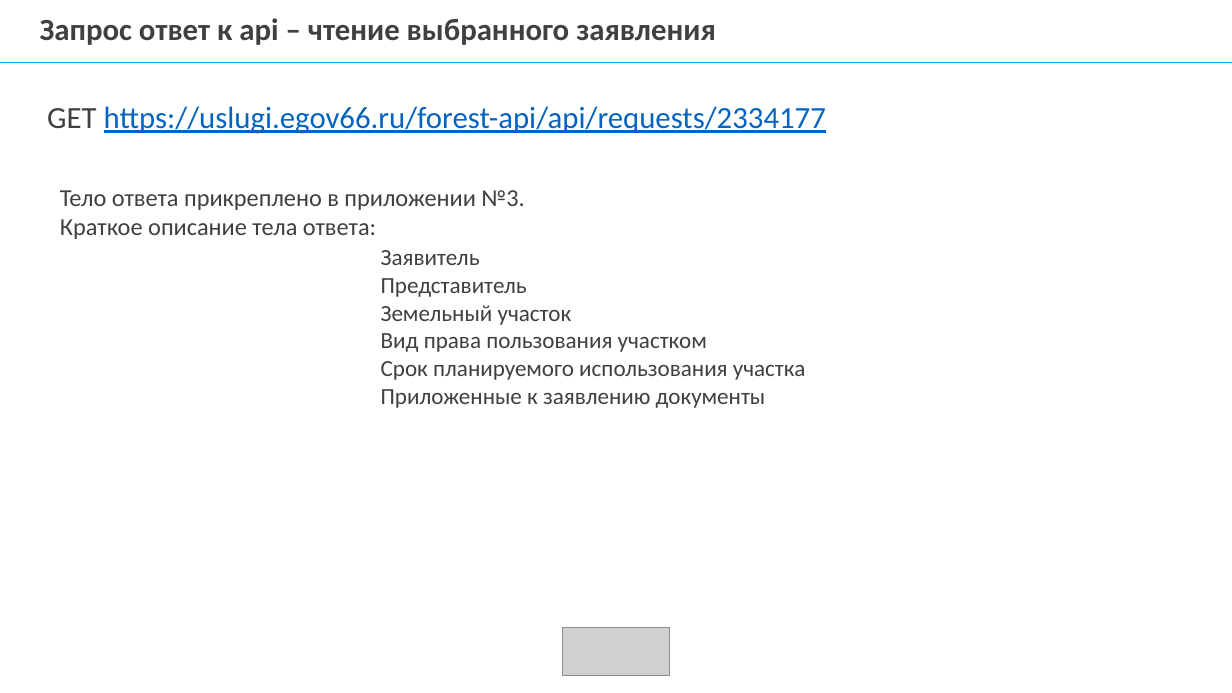
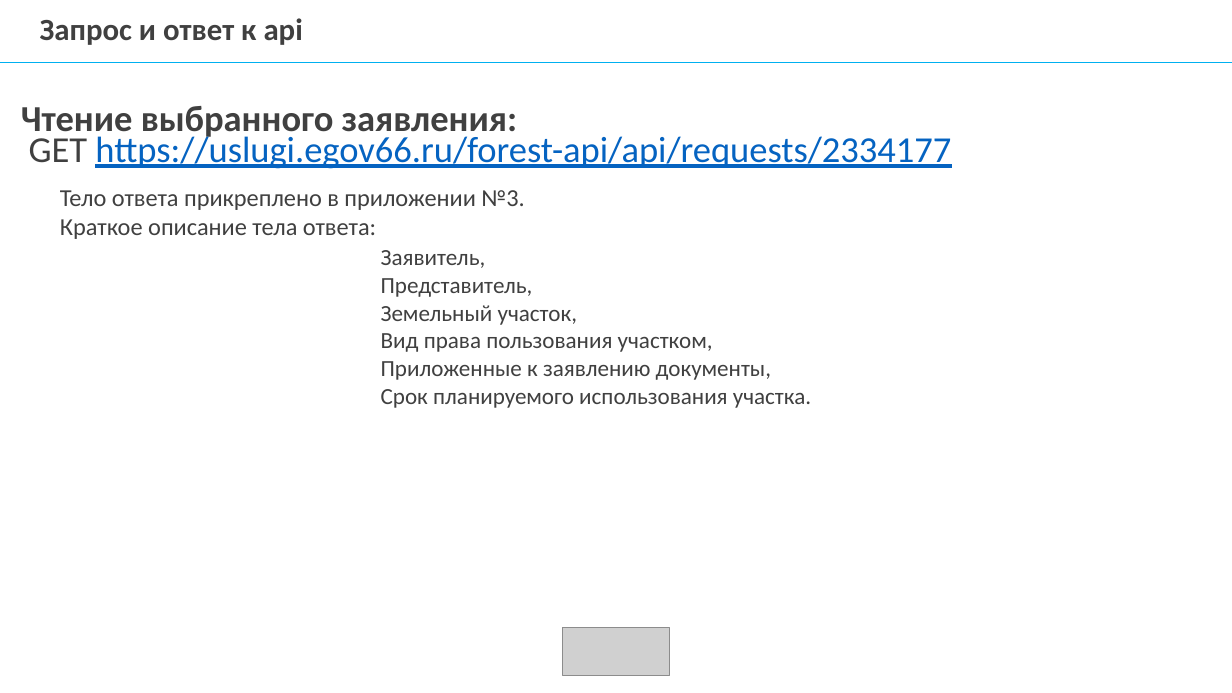
Before and after one commit to mcdodik20008/docs, a slide deck: slide 12 of Презентация диплома.pptx. Drawn at 1232x693 pixels with LibreOffice and Linux fonts; fonts in the diff are those of the drawing; grey boxes stand for pictures; background and template pictures are left out. Boxes give left, top, right and bottom in pixels: in the first picture for what was removed or moved away, otherwise in the second. Text is boxed around its words. In the diff, an @@ line names an element or a change of style, - is before the commit and + after.

```diff
--- a/Презентация диплома.pptx
+++ b/Презентация диплома.pptx
@@ text at [40, 18, 303, 45]: text changed; text colour #404040 to #646464 @@
-Запрос ответ к api – чтение выбранного заявления
+Запрос и ответ к api
@@ text "Чтение выбранного заявления:": place and size @@
-text "Чтение выбранного заявления:" at [47, 106, 826, 134]
+text "Чтение выбранного заявления:" at [21, 106, 951, 169]
@@ text at [21, 106, 517, 141]: paragraph added @@
+Чтение выбранного заявления:
@@ text at [29, 132, 951, 169]: size 24 to 28.5 pt in "GET https://uslugi.egov66.ru/forest-api/api/requests/2334177"; text colour #404040 to #646464 in "GET" @@
@@ text at [381, 250, 811, 408]: text changed; text colour #404040 to #646464 @@
-Заявитель
-Представитель
-Земельный участок
-Вид права пользования участком
-Срок планируемого использования участка
-Приложенные к заявлению документы
+Заявитель,
+Представитель,
+Земельный участок,
+Вид права пользования участком,
+Приложенные к заявлению документы,
+Срок планируемого использования участка.
```
Also in this commit, not shown: 17 other slides changed, 2 other files.
